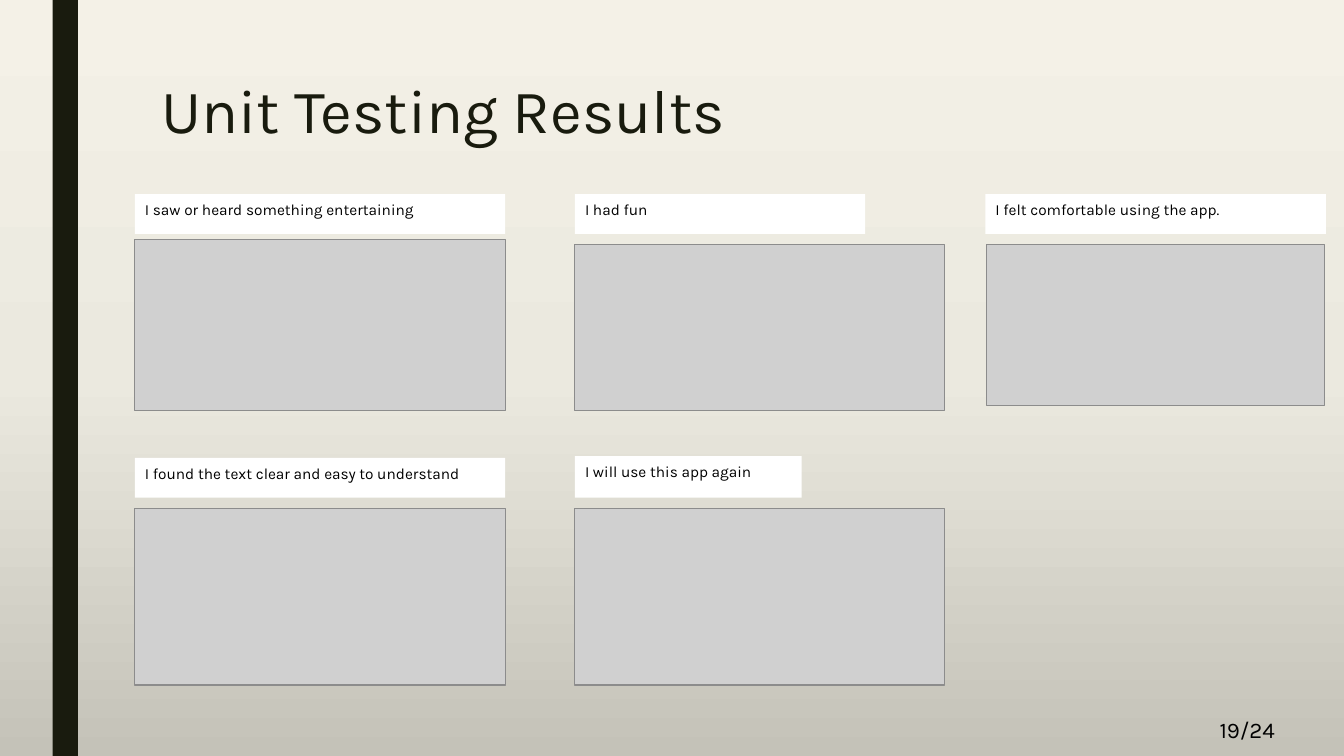
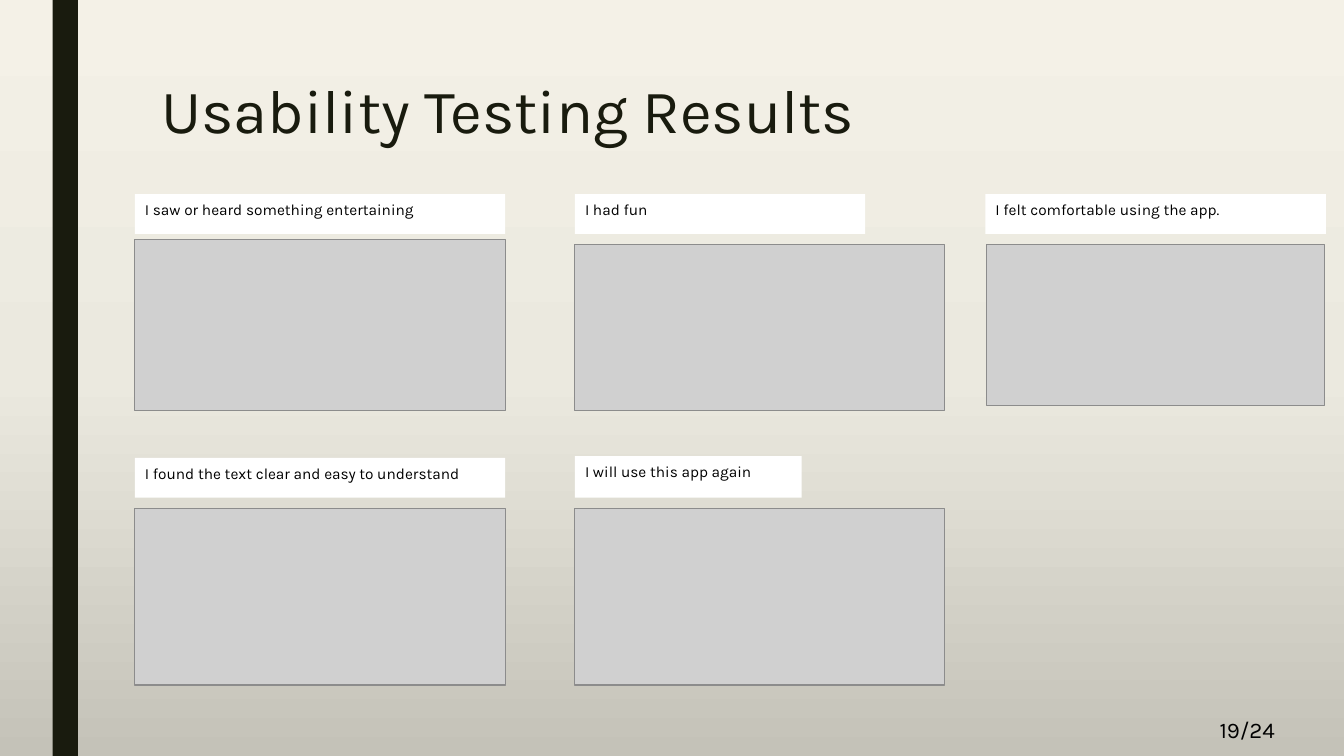
Before and after one commit to A-3li/Capstone, a slide deck: slide 19 of Final[2508].pptx. Drawn at 1344x756 pixels with LibreOffice and Linux fonts; fonts in the diff are those of the drawing; grey boxes stand for pictures. Boxes give left, top, right and bottom in pixels: in the first picture for what was removed or moved away, otherwise in the second. Text is boxed around its words. In the diff, an @@ line names an element or a change of style, - is before the commit and + after.

```diff
--- a/Final[2508].pptx
+++ b/Final[2508].pptx
@@ title at (161,90,855,148): text changed @@
-Unit Testing Results
+Usability Testing Results
```
